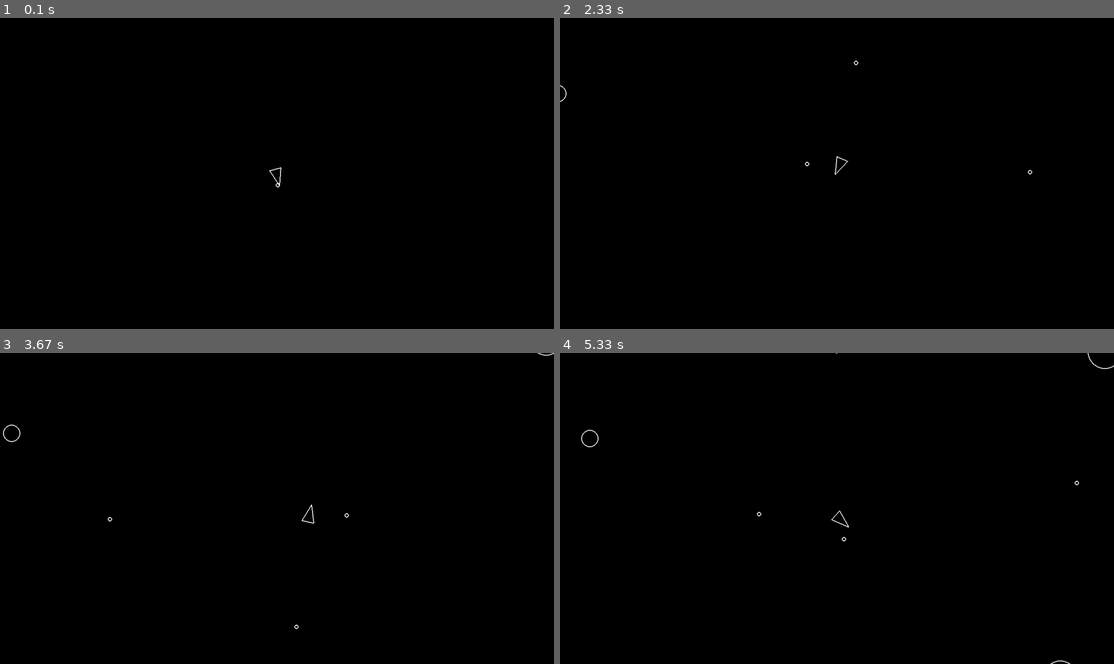
Above: before the commit, frames 1-4 (two rows, left to right).
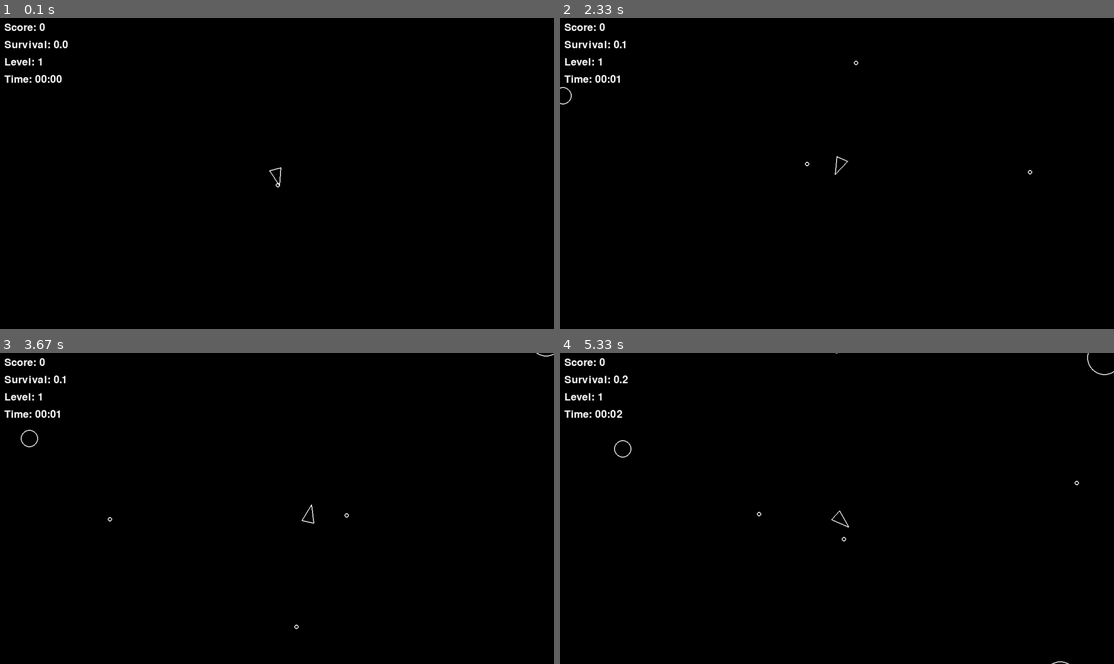
Above: after the commit, the same moments.

Repository: lywgit/rl-asteroids-pygame
Game: pygame game, started from demos/play_basic_ai.py
Same seed, same stepped clock (60 frames per second), same inputs: the game is played once before the commit and once after it.
Inputs:
- Up to frame 1 (0.1 s): no input
- Up to frame 2 (2.33 s): no input
- Up to frame 3 (3.67 s): no input
- Up to frame 4 (5.33 s): no input

The runs differ from the first frame. In frame 1, 0.5% of the frame differs, in the area x 0-13%, y 1-21%; in frame 2, 0.5%; in frame 3, 0.6%; in frame 4, 0.7%, in the area x 0-100%, y 0-100%.

Commit message:
Add survival rewards, difficulty scaling, and enhanced UI
Features added:
1. Survival reward system:
   - 0.1 points per second for staying alive (configurable constant)
   - Cumulative survival reward displayed on screen

2. Dynamic difficulty scaling:
   - Game levels increase every 2 minutes (configurable)
   - Asteroid speed increases 15% per level
   - Affects both existing and new asteroids

3. Enhanced UI display:
   - Score: Points from shooting asteroids
   - Survival: Cumulative survival reward
   - Level: Current difficulty level
   - Time: Game duration in MM:SS format

4. Improved reward system for RL training:
   - Combined score and survival rewards
   - Better incentives for long-term survival

These changes make the game more engaging, provide better training signals for AI, and create progressive difficulty for longer gameplay sessions.

Diff:
--- a/asteroids/entities/asteroidfield.py
+++ b/asteroids/entities/asteroidfield.py
@@ -30,6 +30,7 @@
     def __init__(self, *groups):
         super().__init__(*groups)
         self.spawn_timer = 0.0
+        self.speed_multiplier = 1.0  # Difficulty scaling multiplier
 
     def spawn(self, radius, position, velocity):
         asteroid = Asteroid(position.x, position.y, radius)
@@ -40,7 +41,7 @@
         if self.spawn_timer > ASTEROID_SPAWN_RATE:
             self.spawn_timer = 0
             edge = random.choice(self.edges)
-            speed = random.randint(40, 100)
+            speed = random.randint(40, 100) * self.speed_multiplier  # Apply difficulty scaling
             velocity = edge[0] * speed
             velocity = velocity.rotate(random.randint(-30, 30))
             position = edge[1](random.uniform(0, 1))
--- a/asteroids/entities/constants.py
+++ b/asteroids/entities/constants.py
@@ -13,3 +13,10 @@
 PLAYER_SHOOT_COOLDOWN = 0.3
 
 SHOT_RADIUS = 5
+
+# Reward system
+SURVIVAL_REWARD_PER_SECOND = 0.1  # Additional reward for surviving longer
+
+# Difficulty scaling
+LEVEL_DURATION = 120.0  # 2 minutes per level
+ASTEROID_SPEED_INCREASE_PER_LEVEL = 0.15  # 15% speed increase per level
--- a/asteroids/game.py
+++ b/asteroids/game.py
@@ -1,6 +1,6 @@
 # --- Final AsteroidsGame using local entities classes ---
 import pygame
-from .entities.constants import SCREEN_WIDTH, SCREEN_HEIGHT
+from .entities.constants import SCREEN_WIDTH, SCREEN_HEIGHT, SURVIVAL_REWARD_PER_SECOND, LEVEL_DURATION, ASTEROID_SPEED_INCREASE_PER_LEVEL
 from .entities.player import Player
 from .entities.asteroid import Asteroid
 from .entities.shot import Shot
@@ -28,9 +28,23 @@
 
         self.score = 0
         self.done = False
+        self.game_time = 0.0  # Track total game time for survival reward and difficulty
+        self.current_level = 1
+        self.last_survival_reward_time = 0.0
+        self.total_survival_reward = 0.0  # Track cumulative survival reward for display
 
     def step(self, action):
         # action: array-like of 5 binary values [thrust, backward, left, right, shoot]
+
+        # Update game time
+        self.game_time += self._dt
+
+        # Check for level progression and difficulty increase
+        new_level = int(self.game_time // LEVEL_DURATION) + 1
+        if new_level > self.current_level:
+            self.current_level = new_level
+            self._increase_difficulty()
+
         # thrust (forward)
         if action[0]:
             self.player.move(self._dt)
@@ -64,14 +78,53 @@
         screen.fill((0, 0, 0))
         for obj in self.drawable:
             obj.draw(screen)
+
+        # Display score, level, and time on screen
+        self._draw_ui(screen)
+
         pygame.display.flip()
+
+    def _draw_ui(self, screen):
+        """Draw UI elements like score, level, and time"""
+        font = pygame.font.Font(None, 36)
+
+        # Score
+        score_text = font.render(f"Score: {self.score}", True, (255, 255, 255))
+        screen.blit(score_text, (10, 10))
+
+        # Survival reward
+        survival_text = font.render(f"Survival: {self.total_survival_reward:.1f}", True, (255, 255, 255))
+        screen.blit(survival_text, (10, 50))
+
+        # Level
+        level_text = font.render(f"Level: {self.current_level}", True, (255, 255, 255))
+        screen.blit(level_text, (10, 90))
+
+        # Time
+        minutes = int(self.game_time // 60)
+        seconds = int(self.game_time % 60)
+        time_text = font.render(f"Time: {minutes:02d}:{seconds:02d}", True, (255, 255, 255))
+        screen.blit(time_text, (10, 130))
+
+    def _increase_difficulty(self):
+        """Increase game difficulty by making asteroids faster"""
+        speed_multiplier = 1.0 + (ASTEROID_SPEED_INCREASE_PER_LEVEL * (self.current_level - 1))
+
+        # Apply speed increase to existing asteroids
+        for asteroid in self.asteroids:
+            asteroid.velocity *= (1.0 + ASTEROID_SPEED_INCREASE_PER_LEVEL)
+
+        # Update asteroid field to spawn faster asteroids
+        self.asteroid_field.speed_multiplier = speed_multiplier
 
     def get_state(self):
         return {
             'player_pos': list(self.player.position),
             'asteroids': [list(a.position) for a in self.asteroids],
             'shots': [list(s.position) for s in self.shots],
-            'score': self.score
+            'score': self.score,
+            'level': self.current_level,
+            'game_time': self.game_time
         }
 
     def is_done(self):
--- a/asteroids/gym_env.py
+++ b/asteroids/gym_env.py
@@ -64,6 +64,7 @@
 
     def _init_render(self):
         pygame.init()
+        pygame.font.init()  # Initialize font system for UI text
         self.screen = pygame.display.set_mode((self.game.width, self.game.height))
         pygame.display.set_caption("Asteroids AI (Gymnasium)")
         self.clock = pygame.time.Clock()
@@ -83,5 +84,19 @@
         return obs
 
     def _get_reward(self):
-        # Placeholder: reward = score
-        return float(self.game.score)
+        """Calculate reward including score and survival bonus"""
+        from .entities.constants import SURVIVAL_REWARD_PER_SECOND
+
+        # Base reward from score (shooting asteroids)
+        score_reward = float(self.game.score)
+
+        # Survival reward: reward for staying alive longer
+        # Give survival reward every second
+        survival_reward = 0.0
+        if self.game.game_time >= self.game.last_survival_reward_time + 1.0:
+            survival_reward = SURVIVAL_REWARD_PER_SECOND
+            self.game.last_survival_reward_time = self.game.game_time
+            self.game.total_survival_reward += survival_reward  # Update display counter
+
+        total_reward = score_reward + survival_reward
+        return total_reward
